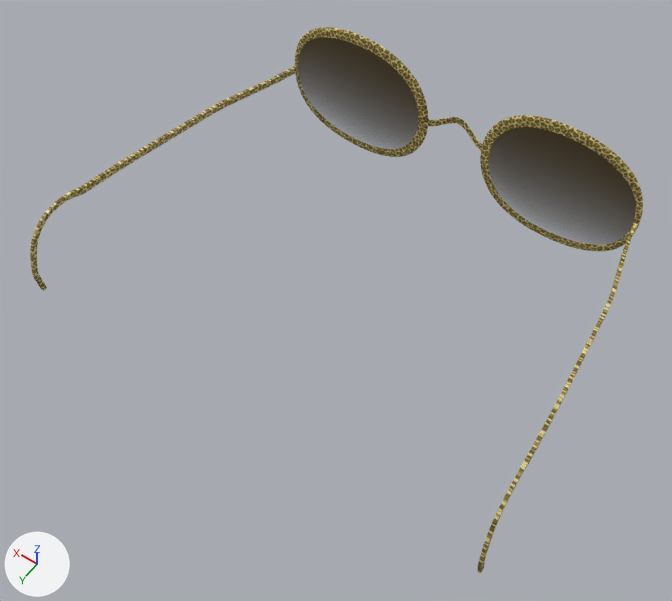
One commit to the glTF model public/models/makehuman/acc/fem/anteojosLeopardo.gltf: the scene before it, then after it.
The view is the same before and after, from a 50 mm camera at (-0.093, 0.0561, 1.6714) aimed at (-0.0028, -0.0702, 1.473). Every picture has the same lights, and +X, +Y and +Z are marked at lower left. The first picture is the older version.

The scene before the commit, as lines of its bpy script (objects in view):
```python
mat_acc_anteojosleopardo = principled_material('Acc_anteojosLeopardo')
mat_acc_anteojosleopardo.texture = img_acc_anteojosleopardo  # with its transparency
me_roundglasses_leopard_006 = bpy.data.meshes.new('roundglasses_leopard.006')
me_roundglasses_leopard_006.from_pydata(...)  # 2134 vertices, 4396 faces; spans x -0.0719..0.0719, y -0.1368..-0.0296, z 1.461..1.5041
me_roundglasses_leopard_006.materials.append(mat_acc_anteojosleopardo)  # picture img_acc_anteojosleopardo
ob_fem_acc_anteojosleopardo = bpy.data.objects.new('fem_acc_anteojosLeopardo', me_roundglasses_leopard_006)
ob_fem_acc_anteojosleopardo.location = (0.0, 0.0, 0.0)
```
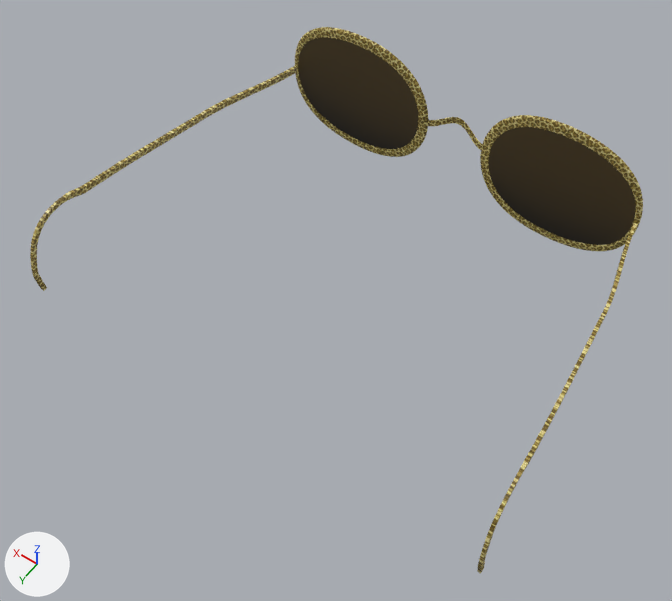
Boxes (x1, y1, x2, y2) around the edits, measured in the pictures (672 x 601 px):
'fem_acc_anteojosLeopardo', surface changed (darker): (295, 44, 638, 248) in both

Edits to the bpy script that builds the scene:
```text
Change mat_acc_anteojosleopardo:
    mat_acc_anteojosleopardo.texture: img_acc_anteojosleopardo -> img_acc_anteojosleopardo  # with its transparency -> not seen
```
